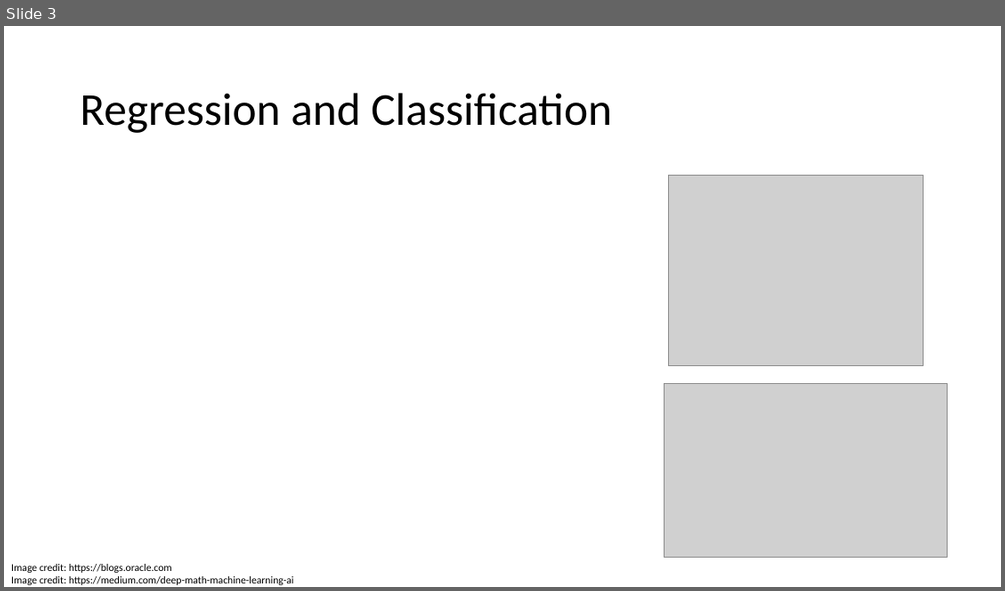
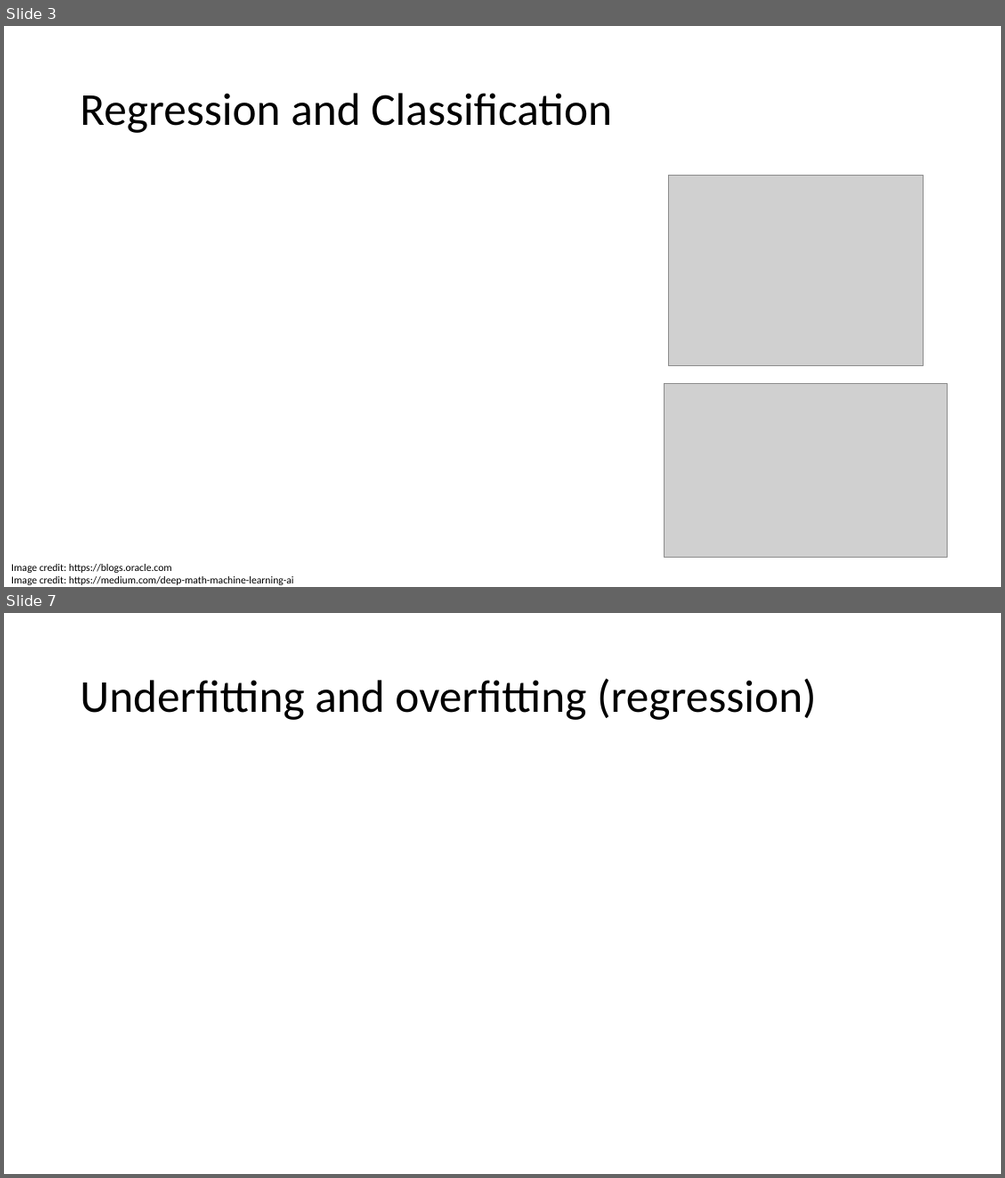
Before and after one commit to fborrasumh/intro, a slide deck: 3 - Model selection/Model selection.pptx. Shown one above the other, each under a label of ours: slide 3 before the commit, slides 3 and 7 after it; the slides between them are not shown. The pictures are 1005x591 and 1005x1178 pixels, drawn with LibreOffice and Linux fonts; fonts in the diff are those of the drawing; grey boxes stand for pictures. Boxes give left, top, right and bottom in pixels: in the first picture for what was removed or moved away, otherwise in the second. Text is boxed around its words. In the diff, an @@ line names an element or a change of style, - is before the commit and + after.

```diff
--- a/3 - Model selection/Model selection.pptx
+++ b/3 - Model selection/Model selection.pptx
@@ slide 7 added at box(4, 613, 1001, 1174), background #FFFFFF @@
@@ title added at box(80, 678, 817, 720), 44 pt, text #000000 @@
+Underfitting and overfitting (regression)
```
Also in this commit, not shown: 1 slide changed, 17 other slides added, 8 slides removed.
